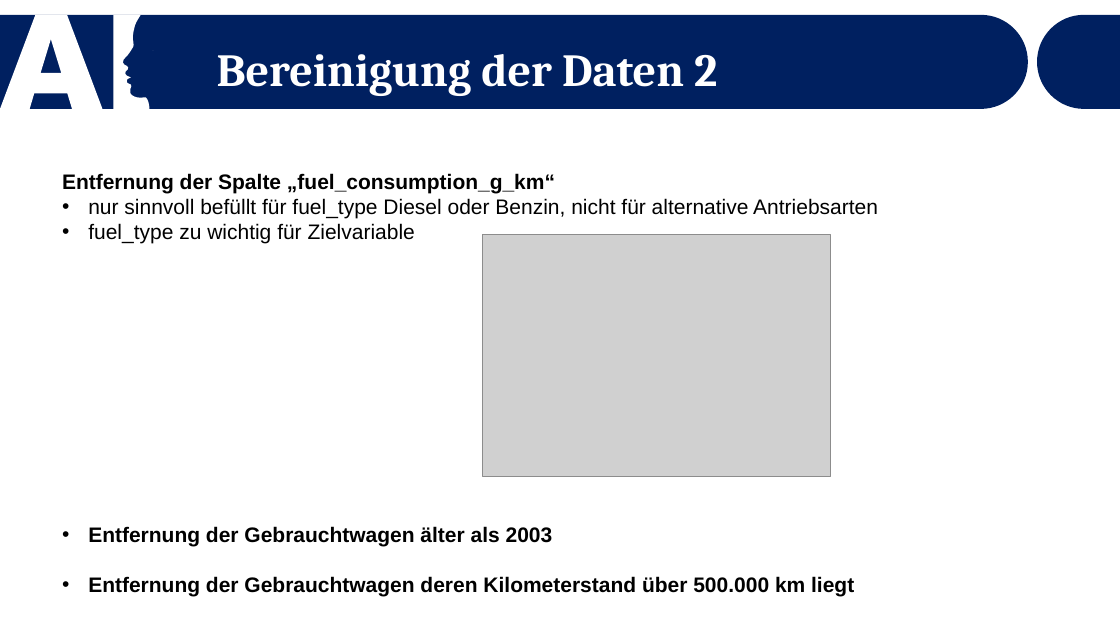
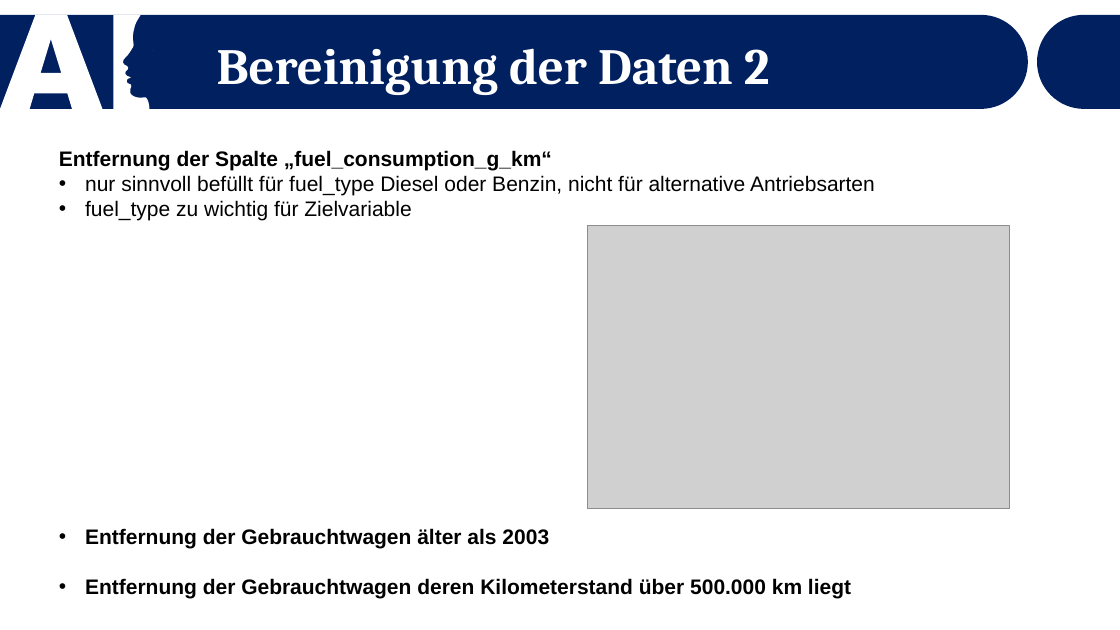
Before and after one commit to Dewin154/Projekt_Machine_Learning, a slide deck: slide 10 of Präsentation_Vorlage.pptx (slide 6 before the commit). Drawn at 1120x630 pixels with LibreOffice and Linux fonts; fonts in the diff are those of the drawing; grey boxes stand for pictures. Boxes give left, top, right and bottom in pixels: in the first picture for what was removed or moved away, otherwise in the second. Text is boxed around its words. In the diff, an @@ line names an element or a change of style, - is before the commit and + after.

```diff
--- a/Präsentation_Vorlage.pptx
+++ b/Präsentation_Vorlage.pptx
@@ text "Bereinigung der Daten 2" at box(217, 48, 770, 95): size 39.4 to 43.5 pt; line spacing 0.9 to 0.7 @@
@@ text "Entfernung der Spalte „fuel_consumption_g_km“" rewrapped from box(62, 173, 878, 597) to box(59, 150, 875, 599) @@
@@ picture: place and size @@
-picture at box(482, 235, 831, 476)
+picture at box(587, 225, 1009, 508)
```
Also in this commit, not shown: 7 other slides changed, 4 slides added, 2 other files.
